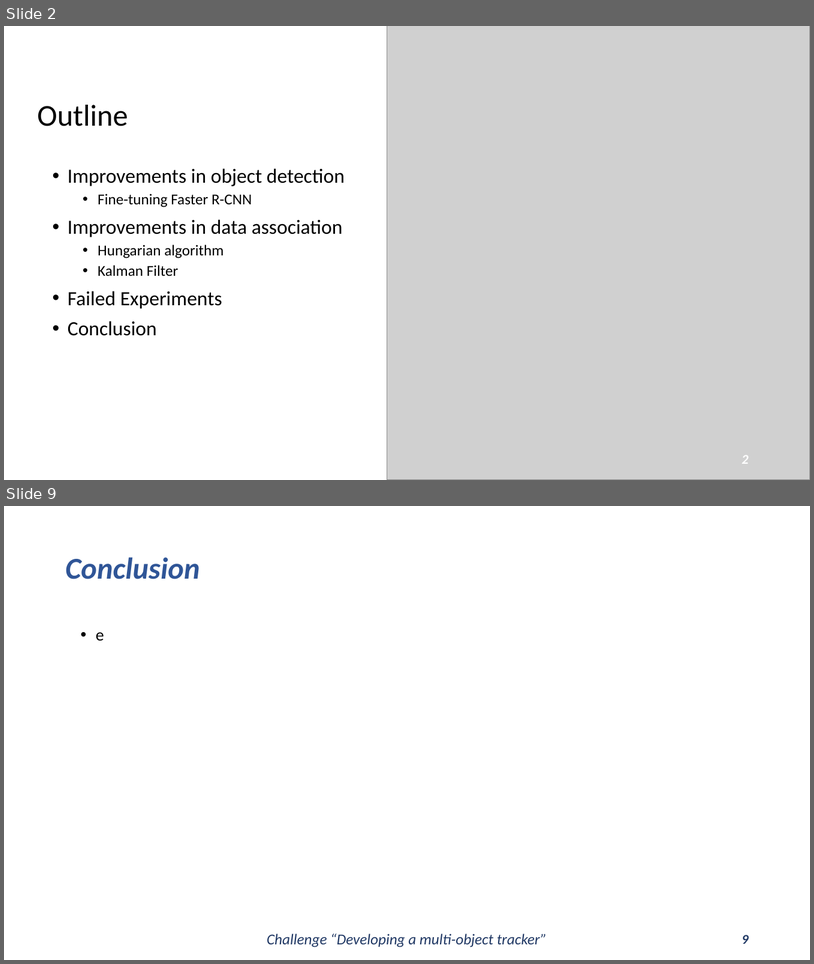
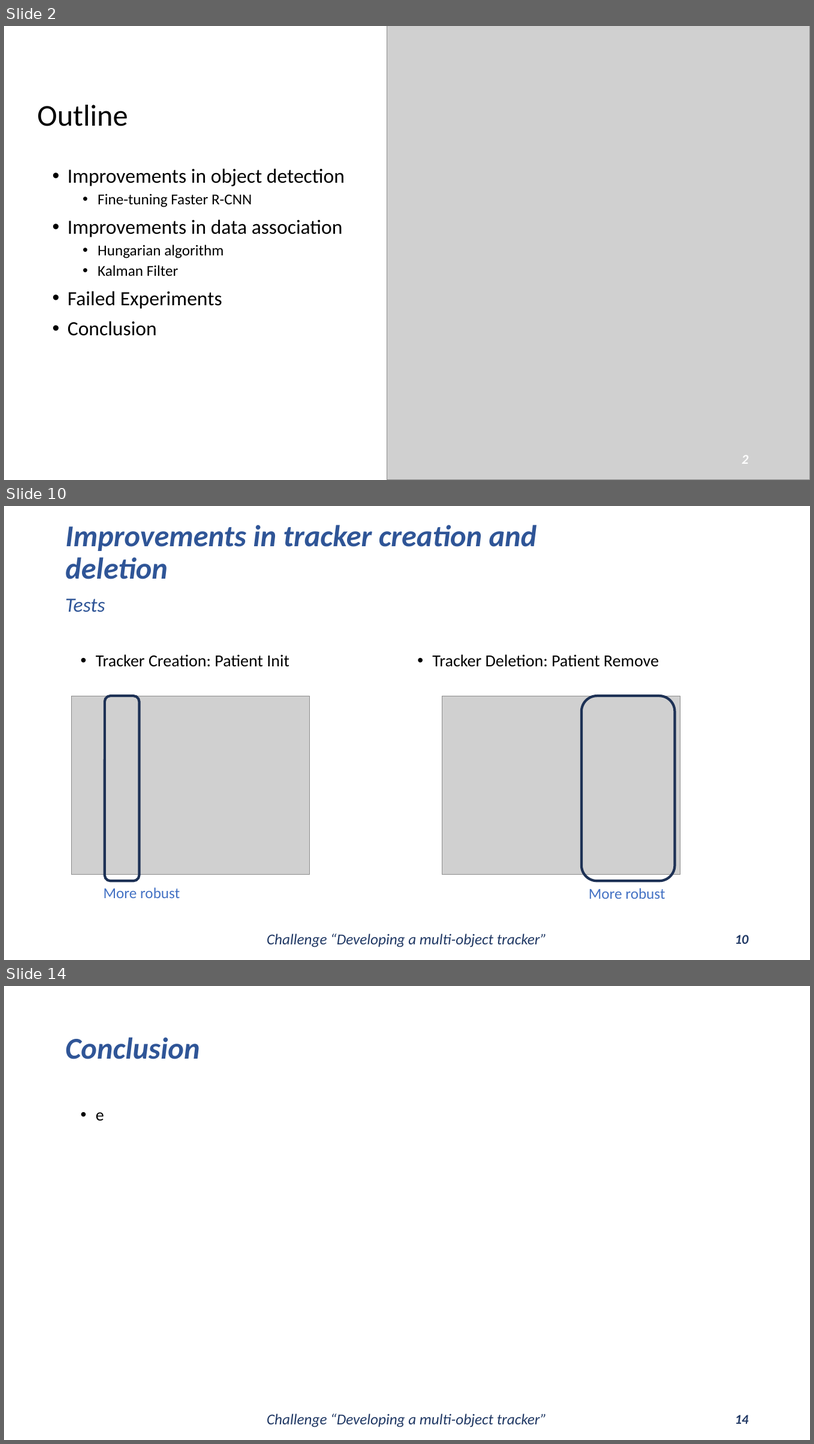
Before and after one commit to Javimh18/DL4VSP, a slide deck: dlvsp_challenge_material/challenge.pptx. Shown one above the other, each under a label of ours: slides 2 and 9 before the commit, slides 2, 10 and 14 after it; the slides between them are not shown. The pictures are 814x964 and 814x1444 pixels, drawn with LibreOffice and Linux fonts; fonts in the diff are those of the drawing; grey boxes stand for pictures. Boxes give left, top, right and bottom in pixels: in the first picture for what was removed or moved away, otherwise in the second. Text is boxed around its words. In the diff, an @@ line names an element or a change of style, - is before the commit and + after.

```diff
--- a/dlvsp_challenge_material/challenge.pptx
+++ b/dlvsp_challenge_material/challenge.pptx
@@ slide 10 added at [4, 506, 810, 960], background #FFFFFF @@
@@ title added at [65, 525, 537, 579], 36 pt, text #2F5597, bold, italic @@
+Improvements in tracker creation and deletion
@@ text added at [65, 598, 105, 612], 24 pt, text #2F5597, italic @@
+Tests
@@ subtitle added at [96, 654, 290, 667], 20 pt, text #000000 @@
+• Tracker Creation: Patient Init
@@ text added at [432, 654, 659, 667], 20 pt, text #000000 @@
+• Tracker Deletion: Patient Remove
@@ picture added at [71, 696, 309, 874] @@
@@ rounded rectangle added at [105, 696, 140, 881], outline #1E3256 3 pt @@
@@ picture added at [442, 696, 680, 874] @@
@@ rounded rectangle added at [582, 696, 675, 881], outline #1E3256 3 pt @@
@@ text added at [104, 887, 180, 898], 18 pt, text #4472C4 @@
+More robust
@@ text added at [589, 888, 665, 898], 18 pt, text #4472C4 @@
+More robust
@@ text added at [267, 933, 547, 947], 18 pt, text #203864, italic @@
+Challenge “Developing a multi-object tracker”
@@ page number added at [735, 934, 749, 943], 16 pt, text #203864, bold, italic @@
+10
@@ what was slide 9 is now slide 14 @@
@@ page number at [735, 1414, 749, 1423]: text changed @@
-9
+14
```
Also in this commit, not shown: 6 slides changed, 4 other slides added.
